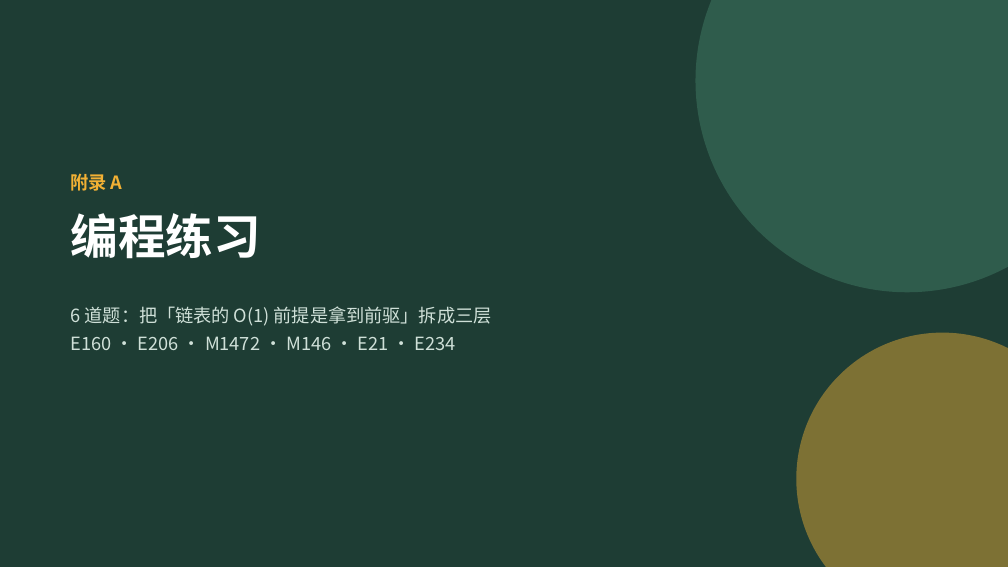
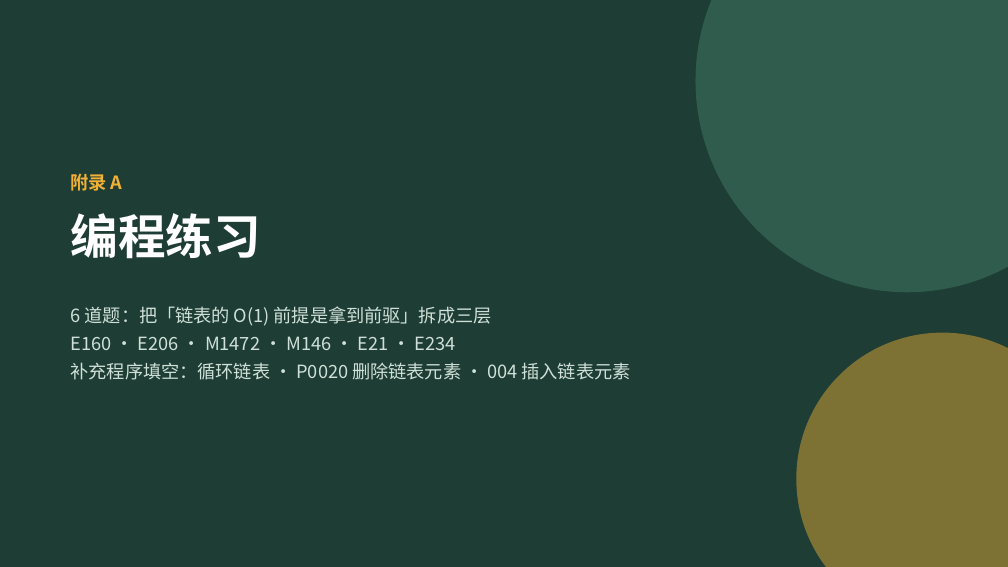
Before and after one commit to GMyhf/2026fall-cs201, a slide deck: slide 35 of courseware/202609_DSA_02_Linear_List.pptx. Drawn at 1008x567 pixels with LibreOffice and Linux fonts; fonts in the diff are those of the drawing. Boxes give left, top, right and bottom in pixels: in the first picture for what was removed or moved away, otherwise in the second. Text is boxed around its words. In the diff, an @@ line names an element or a change of style, - is before the commit and + after.

```diff
--- a/courseware/202609_DSA_02_Linear_List.pptx
+++ b/courseware/202609_DSA_02_Linear_List.pptx
@@ text at box(71, 362, 631, 380): paragraph added @@
+补充程序填空：循环链表 · P0020 删除链表元素 · 004 插入链表元素
```
Also in this commit, not shown: 5 other slides changed, 3 slides added, 2 other files.
